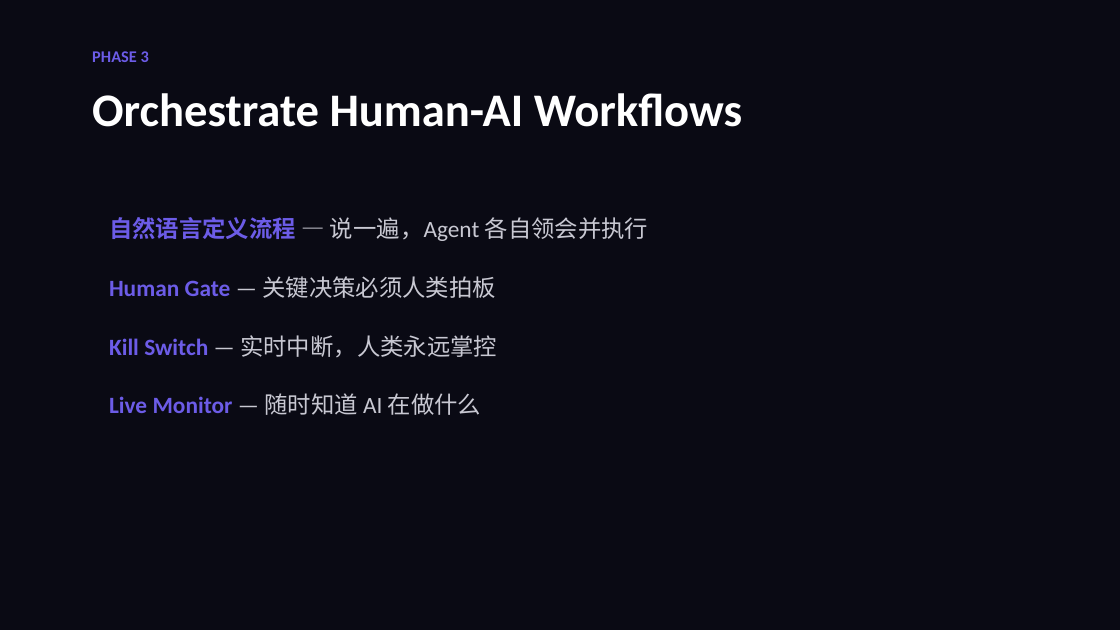
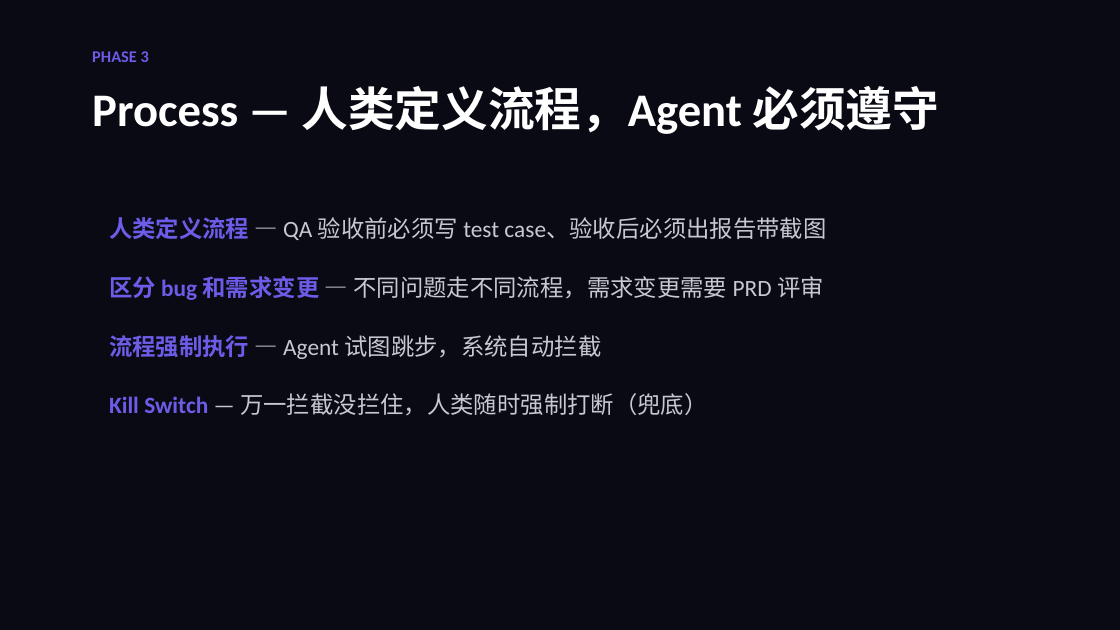
Before and after one commit to GhostComplex/hybrid-workspace, a slide deck: slide 8 of product/hybrid-workspace-pitch.pptx. Drawn at 1120x630 pixels with LibreOffice and Linux fonts; fonts in the diff are those of the drawing. Boxes give left, top, right and bottom in pixels: in the first picture for what was removed or moved away, otherwise in the second. Text is boxed around its words. In the diff, an @@ line names an element or a change of style, - is before the commit and + after.

Commit message:
docs: sync product docs with GitHub Pages (4/13 discussion)
- Flow → Process throughout all docs
- Four layer descriptions aligned with index.html
- Pain points rewritten: grouped by Build/Train/Process, P-numbers removed
- Build: added shared knowledge space (Agent 版飞书文档/Wiki)
- Train: emphasize agent self-learning, scene-triggered recall, slogan alignment
- Process: human-defined process, system-enforced, kill switch as fallback
- Orchestration Layer Chinese label: 项目管理 → 流程管控
- PRD: removed Discord reference from subtitle
- Pitch deck: regenerated PPTX with all updates, renamed to hybrid-workspace-pitch.pptx

```diff
--- a/product/hybrid-workspace-pitch.pptx
+++ b/product/hybrid-workspace-pitch.pptx
@@ text at [92, 86, 940, 134]: text changed @@
-Orchestrate Human-AI Workflows
+Process — 人类定义流程，Agent 必须遵守
@@ text at [109, 217, 826, 240]: text changed @@
-自然语言定义流程 — 说一遍，Agent 各自领会并执行
+人类定义流程 — QA 验收前必须写 test case、验收后必须出报告带截图
@@ text at [109, 276, 824, 300]: text changed @@
-Human Gate — 关键决策必须人类拍板
+区分 bug 和需求变更 — 不同问题走不同流程，需求变更需要 PRD 评审
@@ text at [109, 335, 601, 359]: text changed @@
-Kill Switch — 实时中断，人类永远掌控
+流程强制执行 — Agent 试图跳步，系统自动拦截
@@ text at [109, 393, 707, 415]: text changed; text colour #6C5CE7 to #C8C8D2; bold off @@
-Live Monitor — 随时知道 AI 在做什么
+Kill Switch — 万一拦截没拦住，人类随时强制打断（兜底）
```
Also in this commit, not shown: 5 other slides changed, 3 other files.
